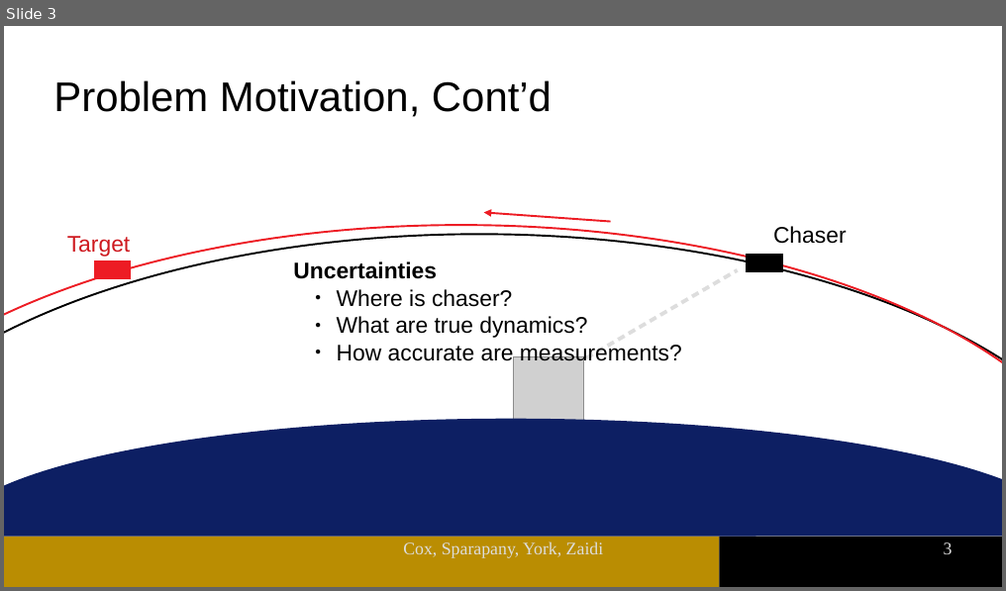
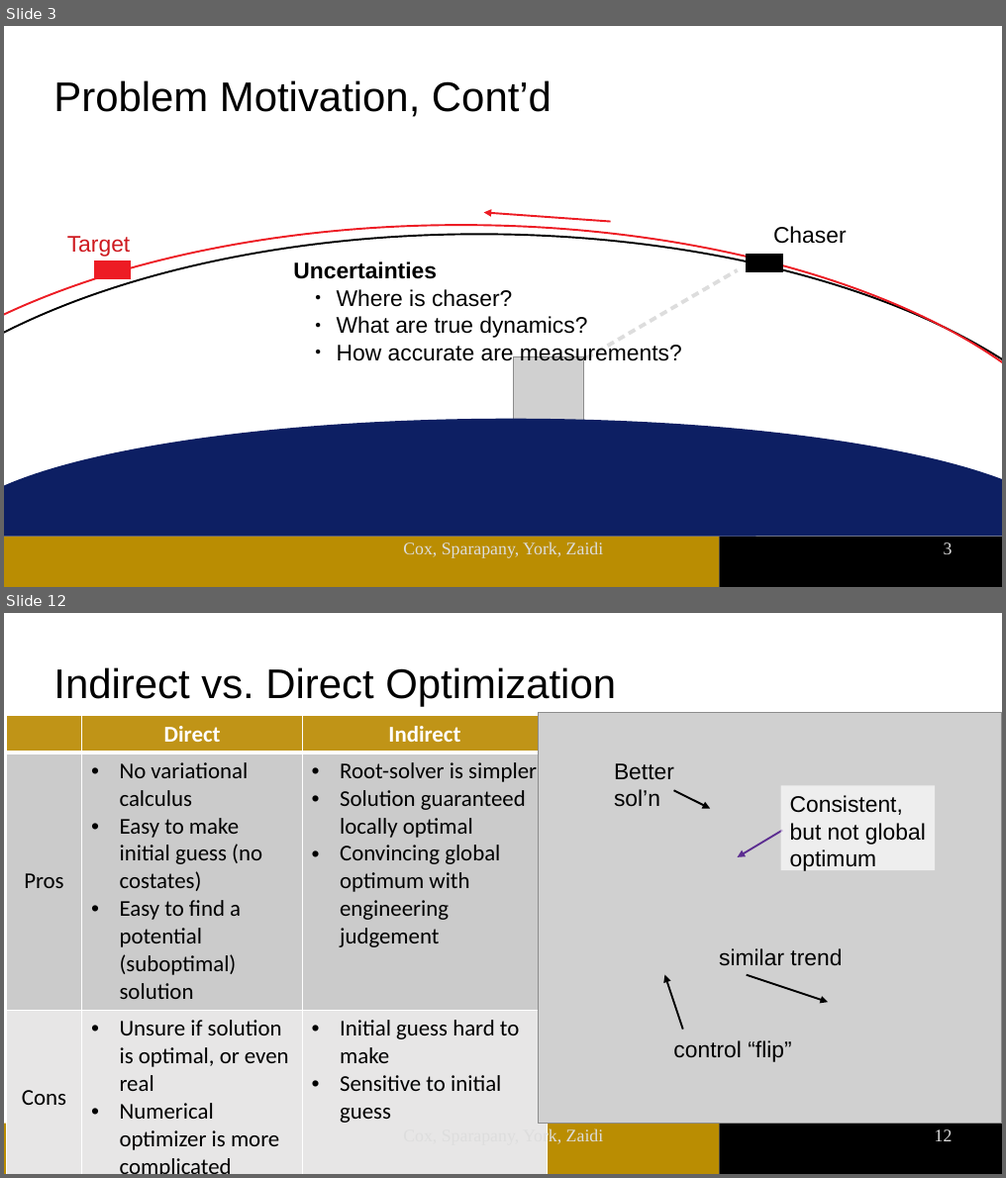
Before and after one commit to msparapa/aae568_project, a slide deck: presentation/MainSlides.odp. Shown one above the other, each under a label of ours: slide 3 before the commit, slides 3 and 12 after it; the slides between them are not shown. The pictures are 1006x591 and 1006x1178 pixels, drawn with LibreOffice and Linux fonts; fonts in the diff are those of the drawing; grey boxes stand for pictures; background and template pictures are left out. Boxes give left, top, right and bottom in pixels: in the first picture for what was removed or moved away, otherwise in the second. Text is boxed around its words. In the diff, an @@ line names an element or a change of style, - is before the commit and + after.

```diff
--- a/presentation/MainSlides.odp
+++ b/presentation/MainSlides.odp
@@ slide 12 added at (x1=4, y1=613, x2=1002, y2=1174), background #FFFFFF; not listed: 2 template elements that a slide beside it also shows @@
@@ title added at (x1=54, y1=667, x2=616, y2=707), 33 pt, text #000000 @@
+Indirect vs. Direct Optimization
@@ table added at (x1=6, y1=716, x2=547, y2=1155), 3 rows, 3 columns @@
+ | Direct | Indirect
+Pros | No variational calculus / Easy to make initial guess (no costates) / Easy to find a potential (suboptimal) solution | Root-solver is simpler / Solution guaranteed locally optimal / Convincing global optimum with engineering judgement
+Cons | Unsure if solution is optimal, or even real / Numerical optimizer is more complicated | Initial guess hard to make / Sensitive to initial guess
@@ picture added at (x1=539, y1=713, x2=1002, y2=1124) @@
@@ text added at (x1=614, y1=763, x2=674, y2=807), 18 pt, text #000000 @@
+Better sol’n
@@ arrow added from (674, 790) to (710, 809), #000000 1.5 pt @@
@@ rectangle added at (x1=781, y1=786, x2=935, y2=871), fill #FFFFFF at 64% opacity, 18 pt, text #000000 @@
+Consistent, but not global optimum
@@ arrow added from (783, 831) to (738, 858), #5C2D91 1.5 pt @@
@@ text added at (x1=719, y1=949, x2=842, y2=966), 18 pt, text #000000 @@
+similar trend
@@ arrow added from (683, 1030) to (665, 975), #000000 1.5 pt @@
@@ arrow added from (746, 975) to (828, 1002), #000000 1.5 pt @@
@@ text added at (x1=673, y1=1041, x2=791, y2=1062), 18 pt, text #000000 @@
+control “flip”
@@ text added at (x1=523, y1=1128, x2=604, y2=1146), 14 pt, text #DDDDDD @@
+Cox, Sparapany, York, Zaidi
@@ page number added at (x1=935, y1=1130, x2=952, y2=1142), 14 pt, text #DDDDDD @@
+12
```
Also in this commit, not shown: 14 slides changed, 2 other slides added, 1 slide removed, 1 other file.
